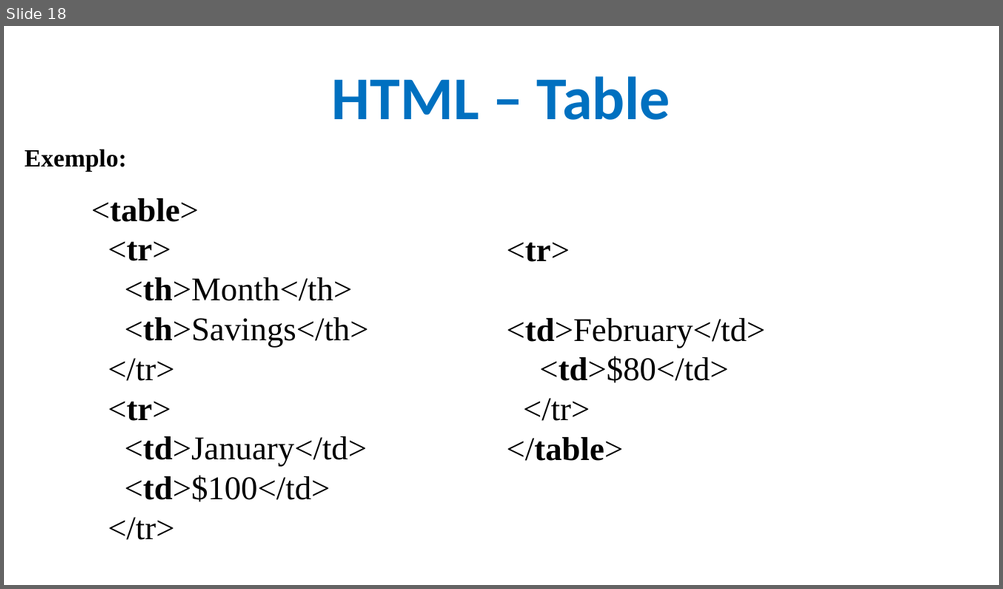
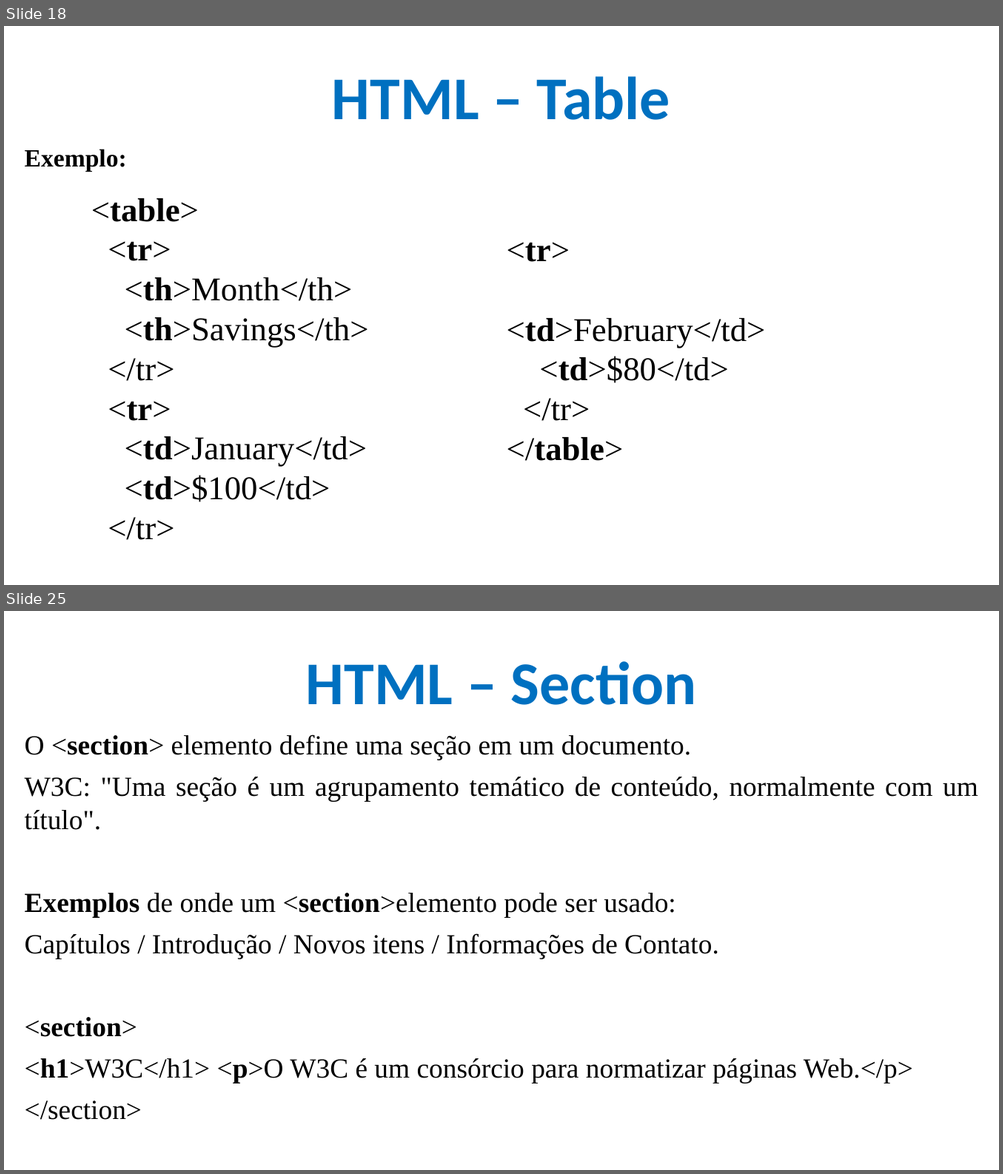
Before and after one commit to CloudEducationBrazil/WydenDesenvolvimentoWebPHP, a slide deck: 01 Classes/Aula 04 Desenvolvimento Web - HTML.pptx. Shown one above the other, each under a label of ours: slide 18 before the commit, slides 18 and 25 after it; the slides between them are not shown. The pictures are 1003x589 and 1003x1174 pixels, drawn with LibreOffice and Linux fonts; fonts in the diff are those of the drawing; background and template pictures are left out. Boxes give left, top, right and bottom in pixels: in the first picture for what was removed or moved away, otherwise in the second. Text is boxed around its words. In the diff, an @@ line names an element or a change of style, - is before the commit and + after.

Commit message:
Atuazliação Aula HTML

```diff
--- a/01 Classes/Aula 04 Desenvolvimento Web - HTML.pptx
+++ b/01 Classes/Aula 04 Desenvolvimento Web - HTML.pptx
@@ slide 25 added at bbox=[4, 611, 999, 1170], background picture (left out) @@
@@ title added at bbox=[306, 661, 697, 705], 44 pt, text #0070C0, bold @@
+HTML – Section
@@ text added at bbox=[25, 735, 978, 1120], 20 pt, text #000000 @@
+O <section> elemento define uma seção em um documento.
+W3C: "Uma seção é um agrupamento temático de conteúdo, normalmente com um título".
+Exemplos de onde um <section>elemento pode ser usado:
+Capítulos / Introdução / Novos itens / Informações de Contato.
+<section>
+<h1>W3C</h1> <p>O W3C é um consórcio para normatizar páginas Web.</p>
+</section>
```
Also in this commit, not shown: 11 slides changed, 21 other slides added.
